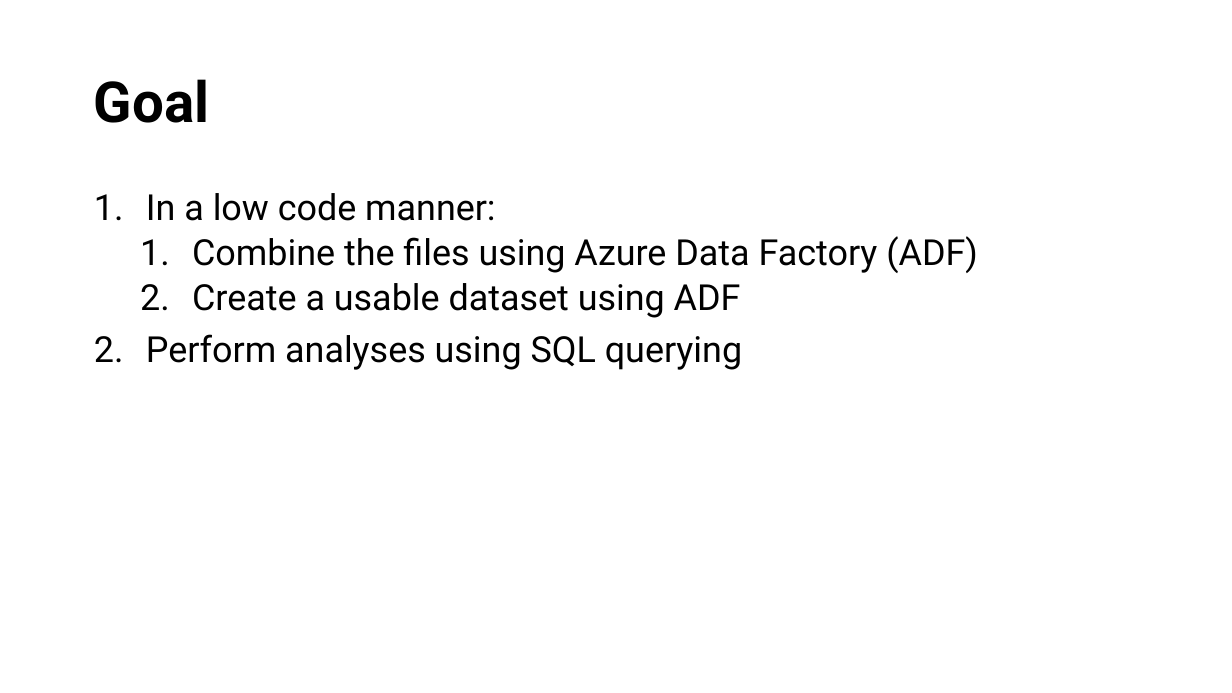
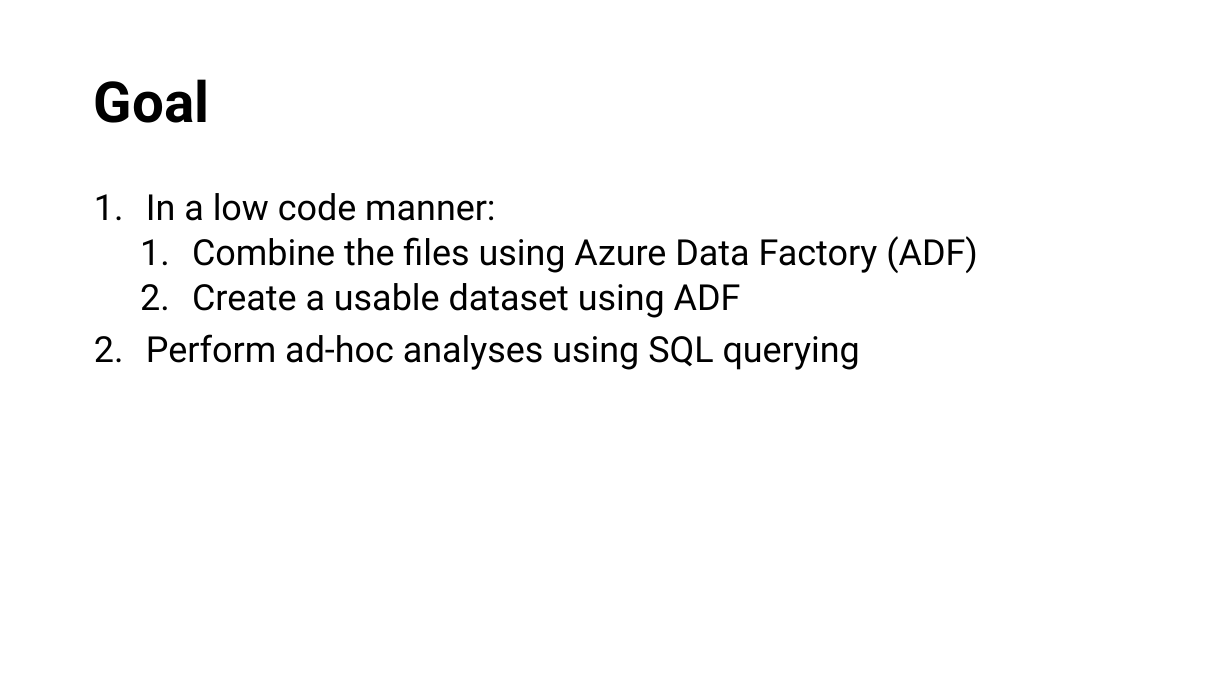
Before and after one commit to HiImPian/DEA_Rockfeather, a slide deck: slide 3 of DEA_solution.pptx. Drawn at 1232x693 pixels with LibreOffice and Linux fonts; fonts in the diff are those of the drawing. Boxes give left, top, right and bottom in pixels: in the first picture for what was removed or moved away, otherwise in the second. Text is boxed around its words. In the diff, an @@ line names an element or a change of style, - is before the commit and + after.

```diff
--- a/DEA_solution.pptx
+++ b/DEA_solution.pptx
@@ text at [146,334,860,370]: text changed @@
-2. Perform analyses using SQL querying
+2. Perform ad-hoc analyses using SQL querying
```
Also in this commit, not shown: 8 other slides changed, 1 slide added, 4 slides removed, 3 other files.
